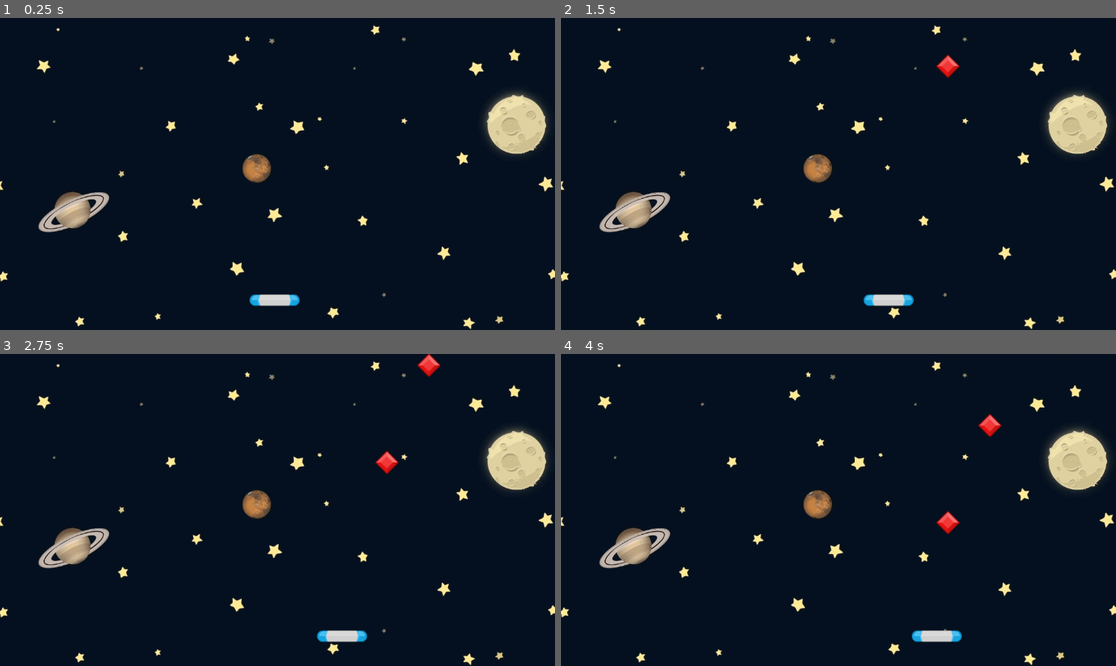
Above: before the commit, frames 1-4 (two rows, left to right).
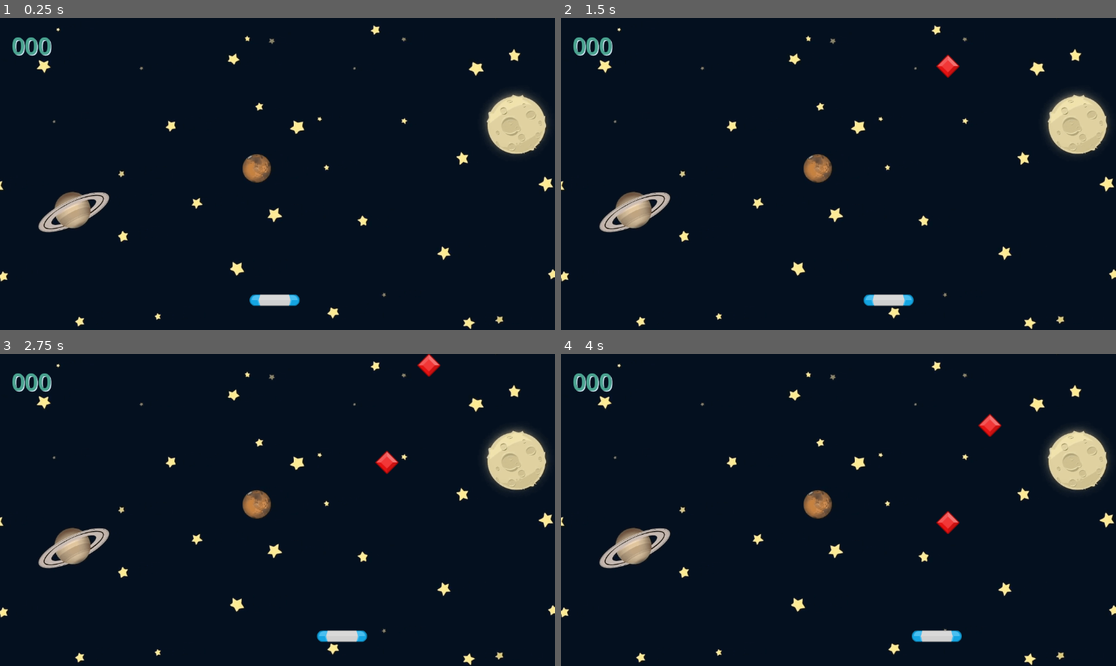
Above: after the commit, the same moments.

Repository: JaseBird/Gem-Catcher
Game: Godot game, scene res://scenes/game.tscn
Two runs of this game, one before a commit and one after it. Both use one fixed random seed, a clock stepped at 60 frames per second and the inputs below.
Inputs:
- Up to frame 1 (0.25 s): no input
- Up to frame 2 (1.5 s): tap Enter at 0.5 s; hold D (right) 0.53-1.28 s; hold A (left) from 1.28 s (still down)
- Up to frame 3 (2.75 s): release A (left) at 2.03 s; hold D (right) from 2.03 s (still down)
- Up to frame 4 (4 s): release D (right) at 3.53 s; hold A (left) from 3.53 s (still down)

The runs differ from the first frame. In frame 1, 0.3% of the frame differs, in the area x 2-10%, y 6-13%; in frame 2, 0.3%; in frame 3, 0.3%; in frame 4, 0.3%.

Commit message:
feat: add score manager

Diff:
--- a/scenes/game.gd
+++ b/scenes/game.gd
@@ -1,6 +1,9 @@
 extends Node2D
 
 @export var gem_scene: PackedScene
+@onready var score_label: Label = $ScoreLabel
+
+var _score: int = 0
 
 # Called when the node enters the scene tree for the first time.
 func _ready() -> void:
@@ -26,3 +29,8 @@
 
 func _on_spawn_timer_timeout() -> void:
 	spawn_gem()
+
+
+func _on_paddle_area_entered(area: Area2D) -> void:
+	_score += 1
+	score_label.text = "%03d" % _score
--- a/scenes/game.tscn
+++ b/scenes/game.tscn
@@ -21,4 +21,19 @@
 wait_time = 2.0
 autostart = true
 
+[node name="ScoreLabel" type="Label" parent="."]
+offset_left = 24.0
+offset_top = 24.0
+offset_right = 134.0
+offset_bottom = 91.0
+theme_override_colors/font_color = Color(0.299313, 0.640279, 0.563178, 1)
+theme_override_colors/font_shadow_color = Color(0.825538, 0.929173, 0.96683, 1)
+theme_override_colors/font_outline_color = Color(0.114036, 0.452228, 0.407589, 1)
+theme_override_constants/shadow_offset_x = 2
+theme_override_constants/shadow_offset_y = 2
+theme_override_constants/outline_size = 2
+theme_override_font_sizes/font_size = 48
+text = "000"
+
+[connection signal="area_entered" from="Paddle" to="." method="_on_paddle_area_entered"]
 [connection signal="timeout" from="SpawnTimer" to="." method="_on_spawn_timer_timeout"]
--- a/scenes/paddle.gd
+++ b/scenes/paddle.gd
@@ -11,6 +11,3 @@
 func _process(delta: float) -> void:
 	var input_ammount: float = Input.get_axis("left", "right")
 	position.x += delta * Speed * input_ammount
-
-func _on_gem_area_entered(area: Area2D) -> void:
-	print(area)
--- a/scenes/paddle.tscn
+++ b/scenes/paddle.tscn
@@ -16,5 +16,3 @@
 [node name="CollisionShape2D" type="CollisionShape2D" parent="."]
 rotation = 1.5708
 shape = SubResource("CapsuleShape2D_lhmdw")
-
-[connection signal="area_entered" from="." to="." method="_on_gem_area_entered"]
